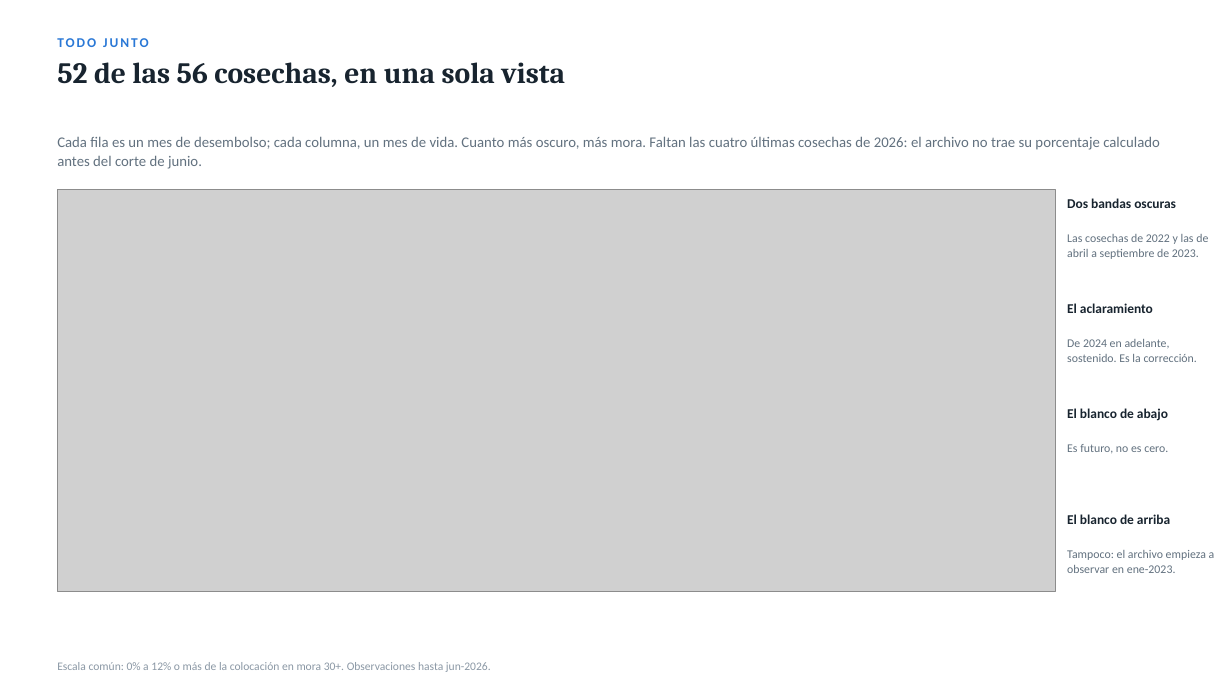
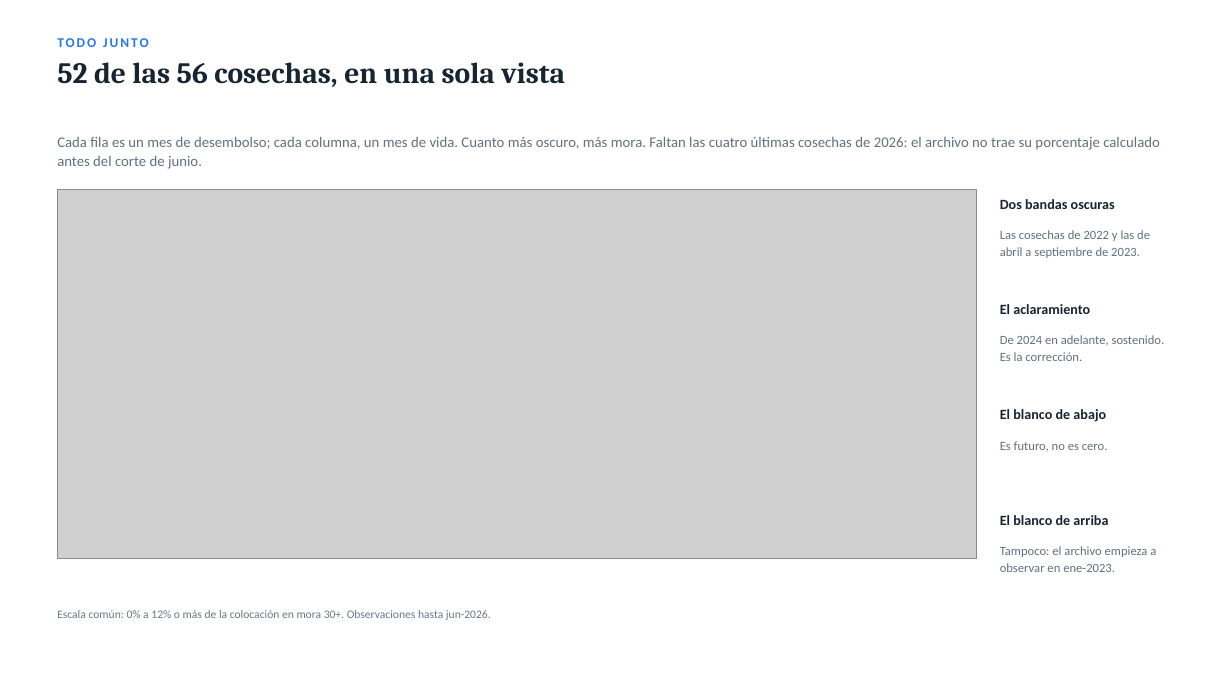
Before and after one commit to Coco-estadistica/coco-dashboard, a slide deck: slide 12 of cosechas_districolmotos/junta/Cosechas_Districolmotos_Junta.pptx. Drawn at 1232x693 pixels with LibreOffice and Linux fonts; fonts in the diff are those of the drawing; grey boxes stand for pictures. Boxes give left, top, right and bottom in pixels: in the first picture for what was removed or moved away, otherwise in the second. Text is boxed around its words. In the diff, an @@ line names an element or a change of style, - is before the commit and + after.

```diff
--- a/cosechas_districolmotos/junta/Cosechas_Districolmotos_Junta.pptx
+++ b/cosechas_districolmotos/junta/Cosechas_Districolmotos_Junta.pptx
@@ picture: place and size @@
-picture at [57,189,1055,592]
+picture at [57,189,977,559]
@@ text "Dos bandas oscuras": place and size @@
-text "Dos bandas oscuras" at [1067,198,1176,208]
+text "Dos bandas oscuras" at [1000,199,1115,209]
@@ size 9.2 to 9.8 pt; line spacing 12pt to 13pt in 4 elements at [1000,335,1165,361], [1000,441,1108,451], [1000,546,1156,572], [1000,230,1150,258] @@
@@ text "Las cosechas de 2022 y ...": place and size @@
-text "Las cosechas de 2022 y ..." at [1067,234,1208,259]
+text "Las cosechas de 2022 y ..." at [1000,230,1150,258]
@@ text "El aclaramiento": place and size @@
-text "El aclaramiento" at [1067,303,1153,313]
+text "El aclaramiento" at [1000,304,1090,314]
@@ text "De 2024 en adelante, sostenido. ...": place and size @@
-text "De 2024 en adelante, sostenido. ..." at [1067,339,1197,362]
+text "De 2024 en adelante, sostenido. ..." at [1000,335,1165,361]
@@ text "El blanco de abajo": place and size @@
-text "El blanco de abajo" at [1067,408,1168,421]
+text "El blanco de abajo" at [1000,409,1106,422]
@@ text "Es futuro, no es cero.": place and size @@
-text "Es futuro, no es cero." at [1067,444,1168,453]
+text "Es futuro, no es cero." at [1000,441,1108,451]
@@ size 10.5 to 11 pt; line spacing 13pt to 14pt in 4 elements at [1000,199,1115,209], [1000,304,1090,314], [1000,409,1106,422], [1000,515,1108,525] @@
@@ text "El blanco de arriba": place and size @@
-text "El blanco de arriba" at [1067,514,1170,524]
+text "El blanco de arriba" at [1000,515,1108,525]
@@ text "Tampoco: el archivo empieza a ...": place and size @@
-text "Tampoco: el archivo empieza a ..." at [1067,550,1215,573]
+text "Tampoco: el archivo empieza a ..." at [1000,546,1156,572]
@@ text "Escala común: 0% a 12% ...": place and size @@
-text "Escala común: 0% a 12% ..." at [57,662,491,672]
+text "Escala común: 0% a 12% ..." at [57,610,491,620]
@@ text "Escala común: 0% a 12% ..." at [57,610,491,620]: text colour #8B98A5 to #6B7785; vertical alignment bottom to top @@
```
Also in this commit, not shown: 16 other slides changed, 1 other file.
